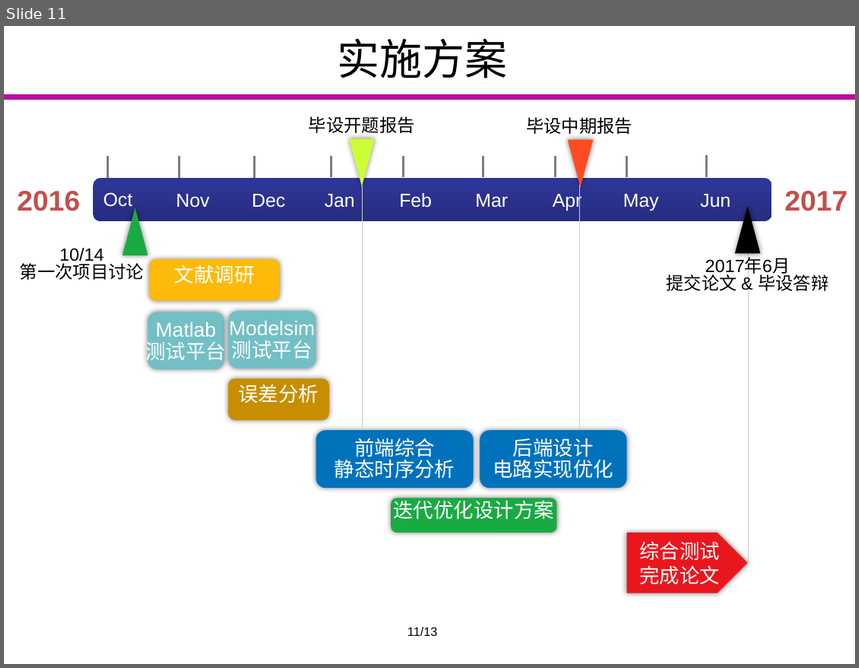
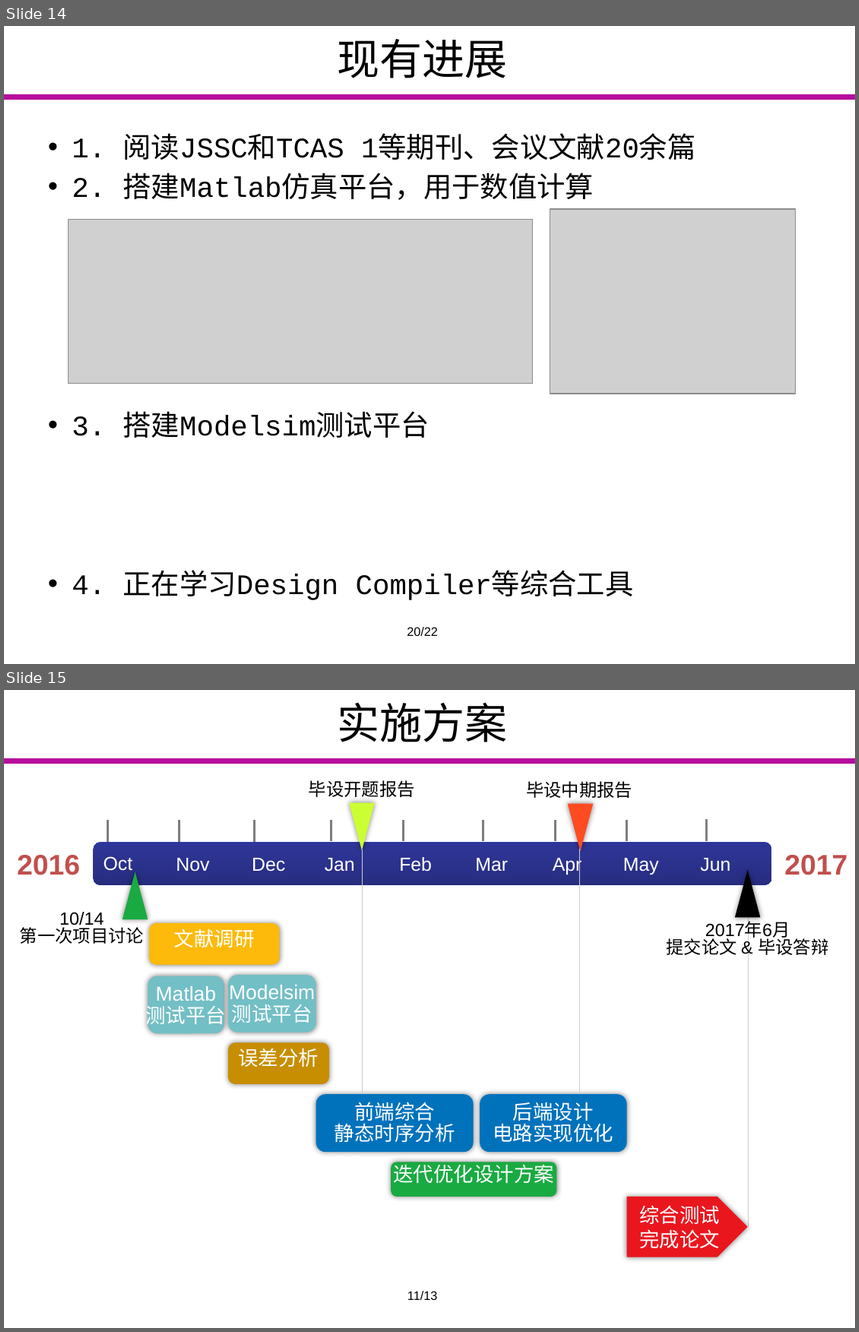
Before and after one commit to Markov2016/kaiti, a slide deck: ppt/yyx_v1.1.pptx. Shown one above the other, each under a label of ours: slide 11 before the commit, slides 14 and 15 after it. The pictures are 859x668 and 859x1332 pixels, drawn with LibreOffice and Linux fonts; fonts in the diff are those of the drawing; grey boxes stand for pictures; background and template pictures are left out. Boxes give left, top, right and bottom in pixels: in the first picture for what was removed or moved away, otherwise in the second. Text is boxed around its words. In the diff, an @@ line names an element or a change of style, - is before the commit and + after.

```diff
--- a/ppt/yyx_v1.1.pptx
+++ b/ppt/yyx_v1.1.pptx
@@ slide 14 added at [4, 26, 855, 664], background #FFFFFF; not listed: 1 template element that a slide beside it also shows @@
@@ title added at [338, 39, 508, 78], 36 pt, text #000000 @@
+现有进展
@@ text added at [72, 133, 696, 601], 24 pt, text #000000 @@
+• 1. 阅读JSSC和TCAS 1等期刊、会议文献20余篇
+• 2. 搭建Matlab仿真平台，用于数值计算
+• 3. 搭建Modelsim测试平台
+• 4. 正在学习Design Compiler等综合工具
@@ picture added at [69, 219, 534, 383] @@
@@ picture added at [550, 209, 796, 394] @@
@@ text added at [407, 627, 438, 636], 10.5 pt, text #000000 @@
+20/22
@@ what was slide 11 is now slide 15 @@
```
Also in this commit, not shown: 4 slides changed, 4 other slides added.
